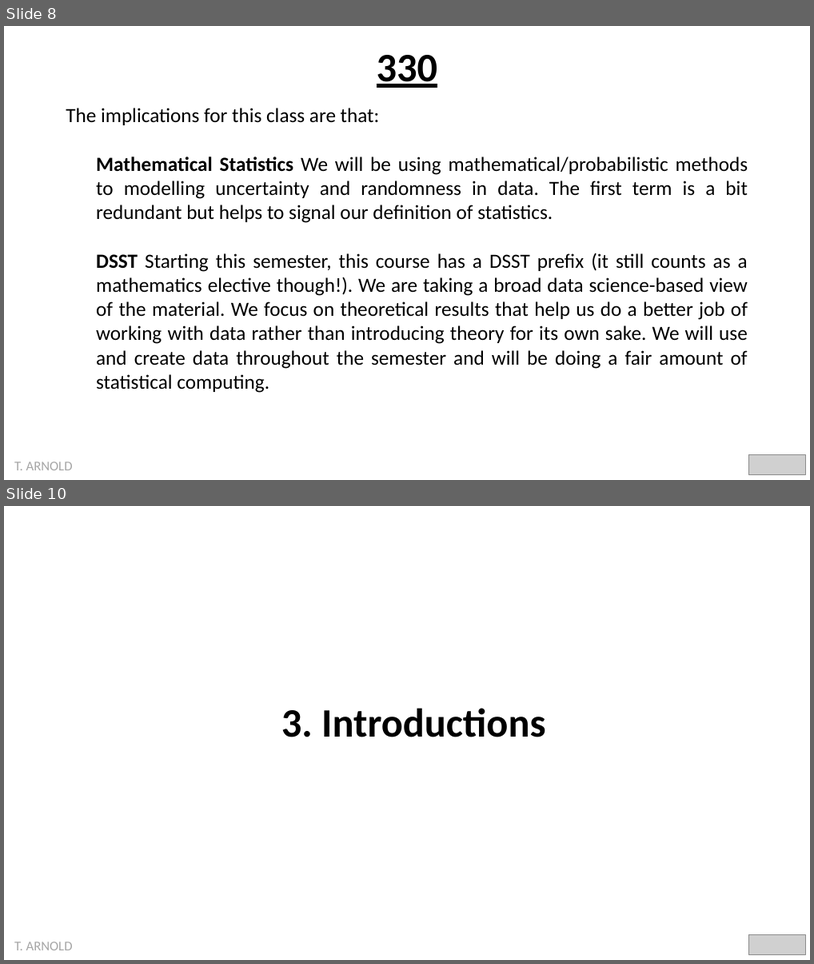
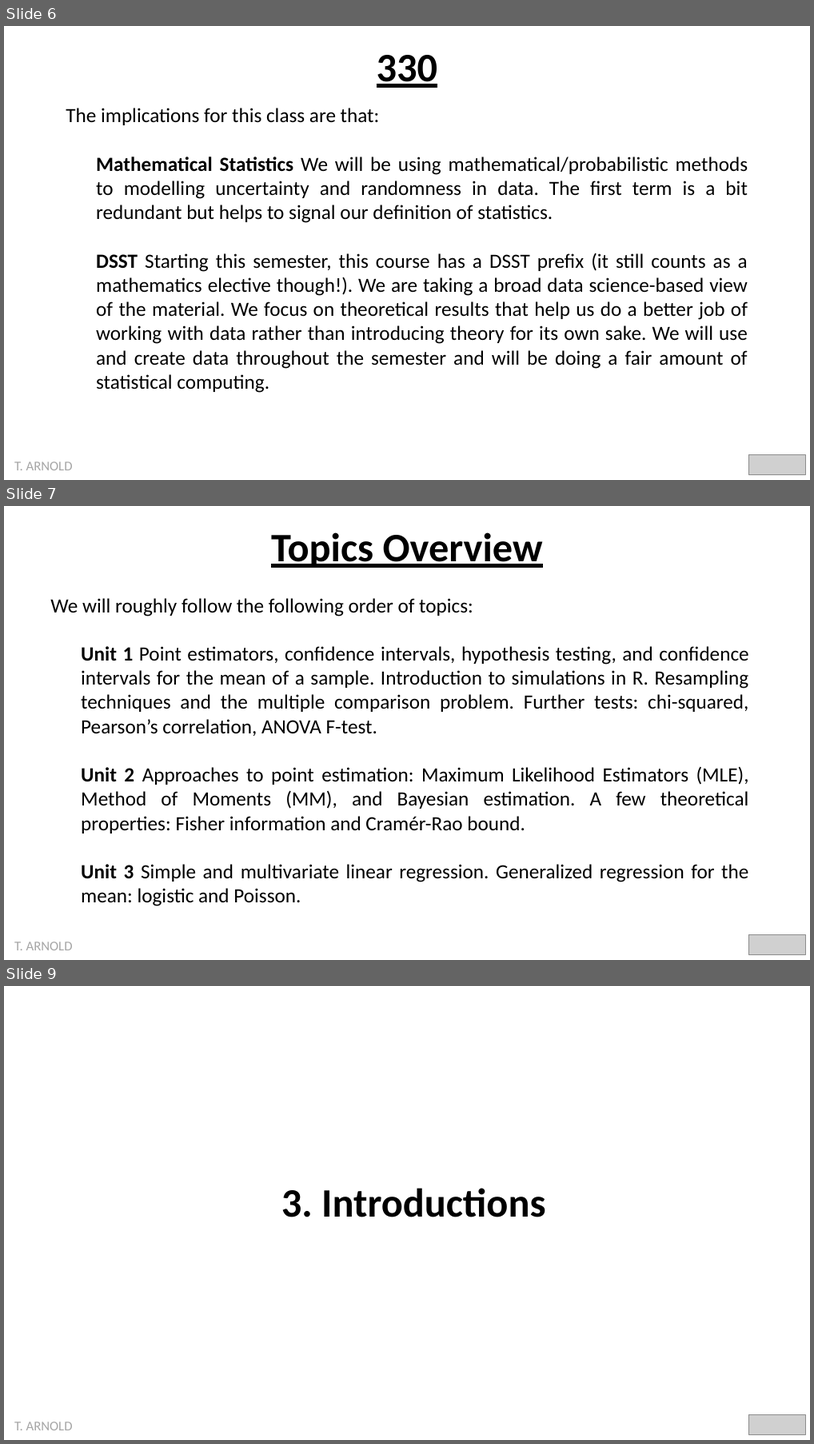
Before and after one commit to statsmaths/dsst330-s24, a slide deck: extra/intro.pptx. Shown one above the other, each under a label of ours: slides 8 and 10 before the commit, slides 6, 7 and 9 after it; the slides between them are not shown. The pictures are 814x964 and 814x1444 pixels, drawn with LibreOffice and Linux fonts; fonts in the diff are those of the drawing; grey boxes stand for pictures. Boxes give left, top, right and bottom in pixels: in the first picture for what was removed or moved away, otherwise in the second. Text is boxed around its words. In the diff, an @@ line names an element or a change of style, - is before the commit and + after.

```diff
--- a/extra/intro.pptx
+++ b/extra/intro.pptx
@@ slide 7 added at [4, 506, 810, 960], background #FFFFFF @@
@@ text added at [271, 532, 543, 568], 48 pt, text #000000, bold, underline @@
+Topics Overview
@@ text added at [50, 598, 750, 906], 24 pt, text #000000 @@
+We will roughly follow the following order of topics:
+  Unit 1 Point estimators, confidence intervals, hypothesis testing, and confidence intervals for the mean of a sample. Introduction to simulations in R. Resampling techniques and the multiple comparison problem. Further tests: chi-squared, Pearson’s correlation, ANOVA F-test.
+  Unit 2 Approaches to point estimation: Maximum Likelihood Estimators (MLE), Method of Moments (MM), and Bayesian estimation. A few theoretical properties: Fisher information and Cramér-Rao bound.
+  Unit 3 Simple and multivariate linear regression. Generalized regression for the mean: logistic and Poisson.
@@ picture added at [750, 934, 806, 954] @@
@@ text added at [14, 941, 73, 950], 16 pt, text #A6A6A6 @@
+T. ARNOLD
@@ what was slide 8 is now slide 6 @@
@@ what was slide 10 is now slide 9 @@
```
Also in this commit, not shown: 3 slides changed, 2 slides removed, 3 other files.
